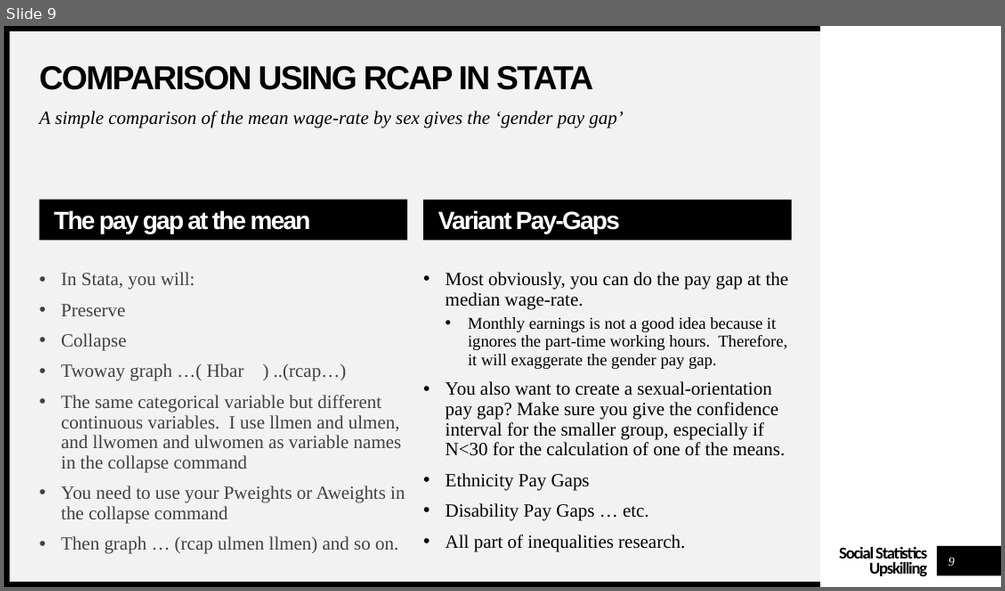
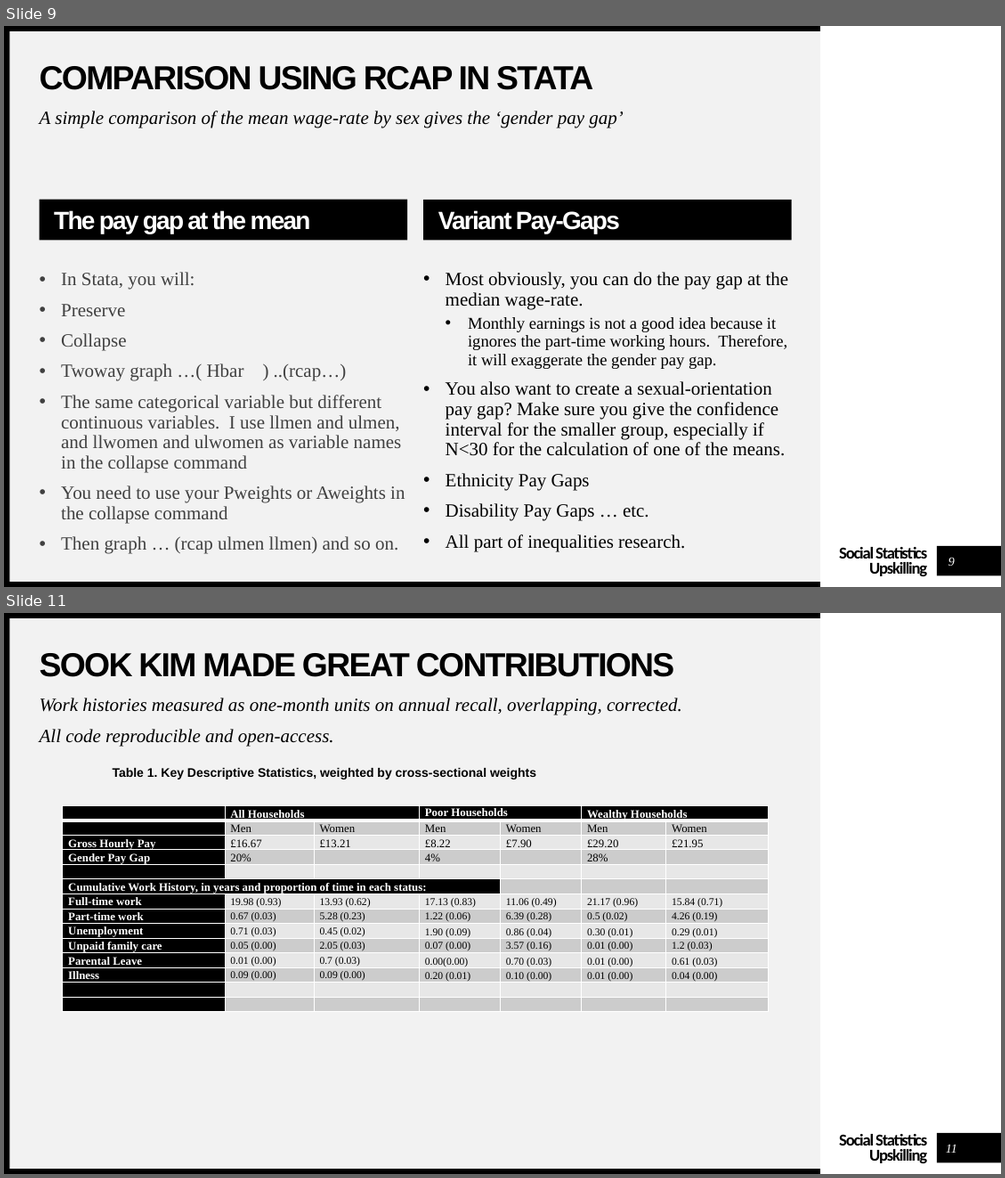
Before and after one commit to WendyOlsen/Upskilling2024, a slide deck: Pay Gap presentation.pptx. Shown one above the other, each under a label of ours: slide 9 before the commit, slides 9 and 11 after it; the slides between them are not shown. The pictures are 1005x591 and 1005x1178 pixels, drawn with LibreOffice and Linux fonts; fonts in the diff are those of the drawing. Boxes give left, top, right and bottom in pixels: in the first picture for what was removed or moved away, otherwise in the second. Text is boxed around its words. In the diff, an @@ line names an element or a change of style, - is before the commit and + after.

```diff
--- a/Pay Gap presentation.pptx
+++ b/Pay Gap presentation.pptx
@@ slide 11 added at bbox=[4, 613, 1001, 1174], background #FFFFFF; not listed: 6 template elements that a slide beside it also shows @@
@@ title added at bbox=[40, 653, 674, 677], 32 pt, text #000000, bold @@
+SOOK KIM MADE GREAT CONTRIBUTIONS
@@ text added at bbox=[40, 698, 682, 746], 18 pt, text #000000, italic @@
+Work histories measured as one-month units on annual recall, overlapping, corrected.
+All code reproducible and open-access.
@@ text added at bbox=[113, 768, 536, 779], 12 pt, text #000000, bold @@
+Table 1. Key Descriptive Statistics, weighted by cross-sectional weights
@@ table added at bbox=[63, 806, 768, 1010], 14 rows, 7 columns @@
+ | All Households |  | Poor Households |  | Wealthy Households | 
+ | Men | Women | Men | Women | Men | Women
+Gross Hourly Pay | £16.67 | £13.21 | £8.22 | £7.90 | £29.20 | £21.95
+Gender Pay Gap | 20% |  | 4% |  | 28% | 
+ |  |  |  |  |  | 
+Cumulative Work History, in years and proportion of time in each status: |  |  |  |  |  | 
+Full-time work | 19.98 (0.93) | 13.93 (0.62) | 17.13 (0.83) | 11.06 (0.49) | 21.17 (0.96) | 15.84 (0.71)
+Part-time work | 0.67 (0.03) | 5.28 (0.23) | 1.22 (0.06) | 6.39 (0.28) | 0.5 (0.02) | 4.26 (0.19)
+Unemployment | 0.71 (0.03) | 0.45 (0.02) | 1.90 (0.09) | 0.86 (0.04) | 0.30 (0.01) | 0.29 (0.01)
+Unpaid family care | 0.05 (0.00) | 2.05 (0.03) | 0.07 (0.00) | 3.57 (0.16) | 0.01 (0.00) | 1.2 (0.03)
+Parental Leave | 0.01 (0.00) | 0.7 (0.03) | 0.00(0.00) | 0.70 (0.03) | 0.01 (0.00) | 0.61 (0.03)
+Illness | 0.09 (0.00) | 0.09 (0.00) | 0.20 (0.01) | 0.10 (0.00) | 0.01 (0.00) | 0.04 (0.00)
+ |  |  |  |  |  | 
+ |  |  |  |  |  | 
@@ page number added at bbox=[946, 1144, 957, 1152], 12 pt, text #FFFFFF, italic @@
+11
```
Also in this commit, not shown: 6 slides changed, 3 other slides added, 3 slides removed, 1 other file.
